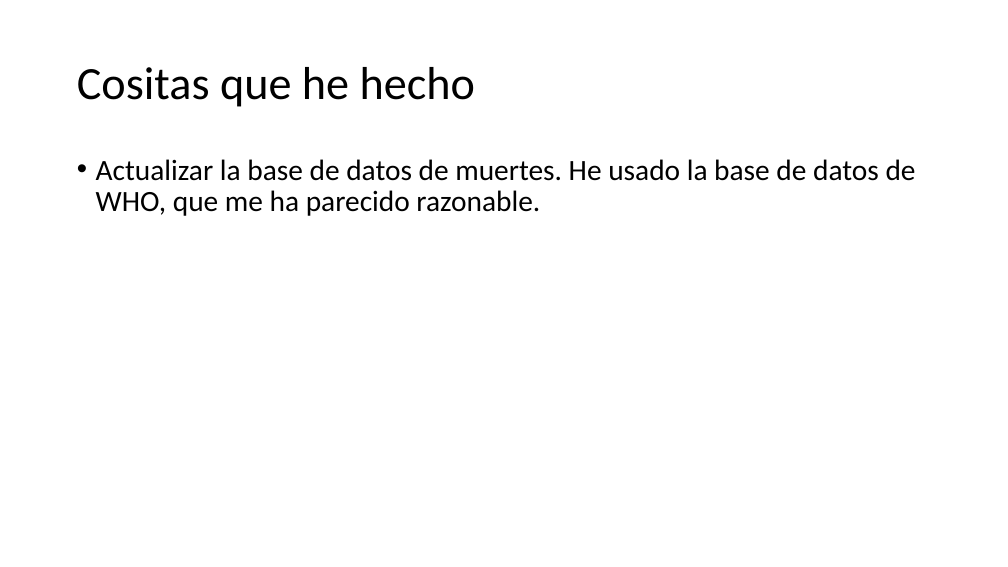
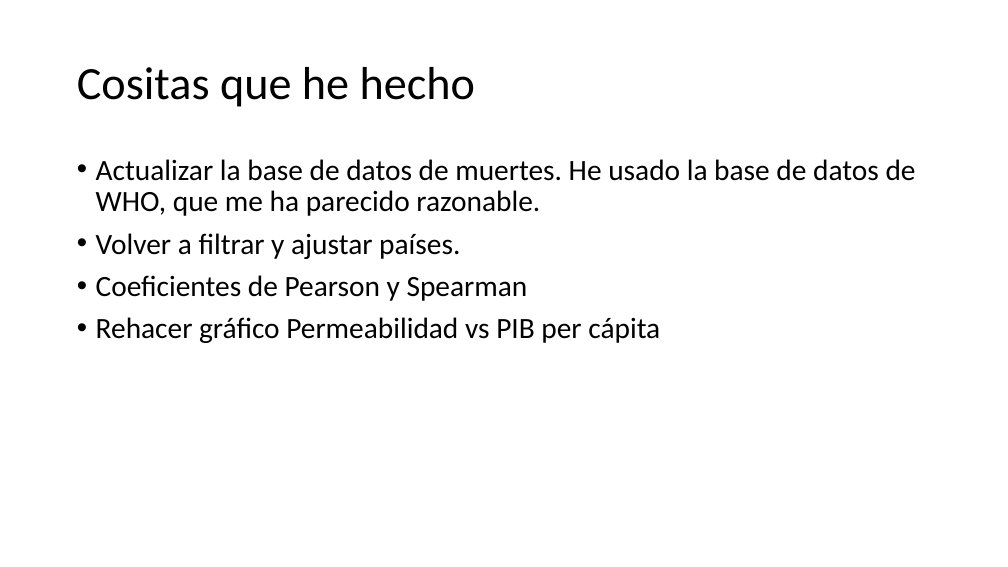
Before and after one commit to QuanticPony/Analysis-of-effectiveness-of-lockdown-policies-for-desease-containment, a slide deck: slide 6 of 25-4.pptx. Drawn at 1008x567 pixels with LibreOffice and Linux fonts; fonts in the diff are those of the drawing. Boxes give left, top, right and bottom in pixels: in the first picture for what was removed or moved away, otherwise in the second. Text is boxed around its words. In the diff, an @@ line names an element or a change of style, - is before the commit and + after.

```diff
--- a/25-4.pptx
+++ b/25-4.pptx
@@ text at bbox=[96, 233, 660, 343]: paragraphs added @@
+• Volver a filtrar y ajustar países.
+• Coeficientes de Pearson y Spearman
+• Rehacer gráfico Permeabilidad vs PIB per cápita
```
Also in this commit, not shown: 4 slides added, 55 other files.
